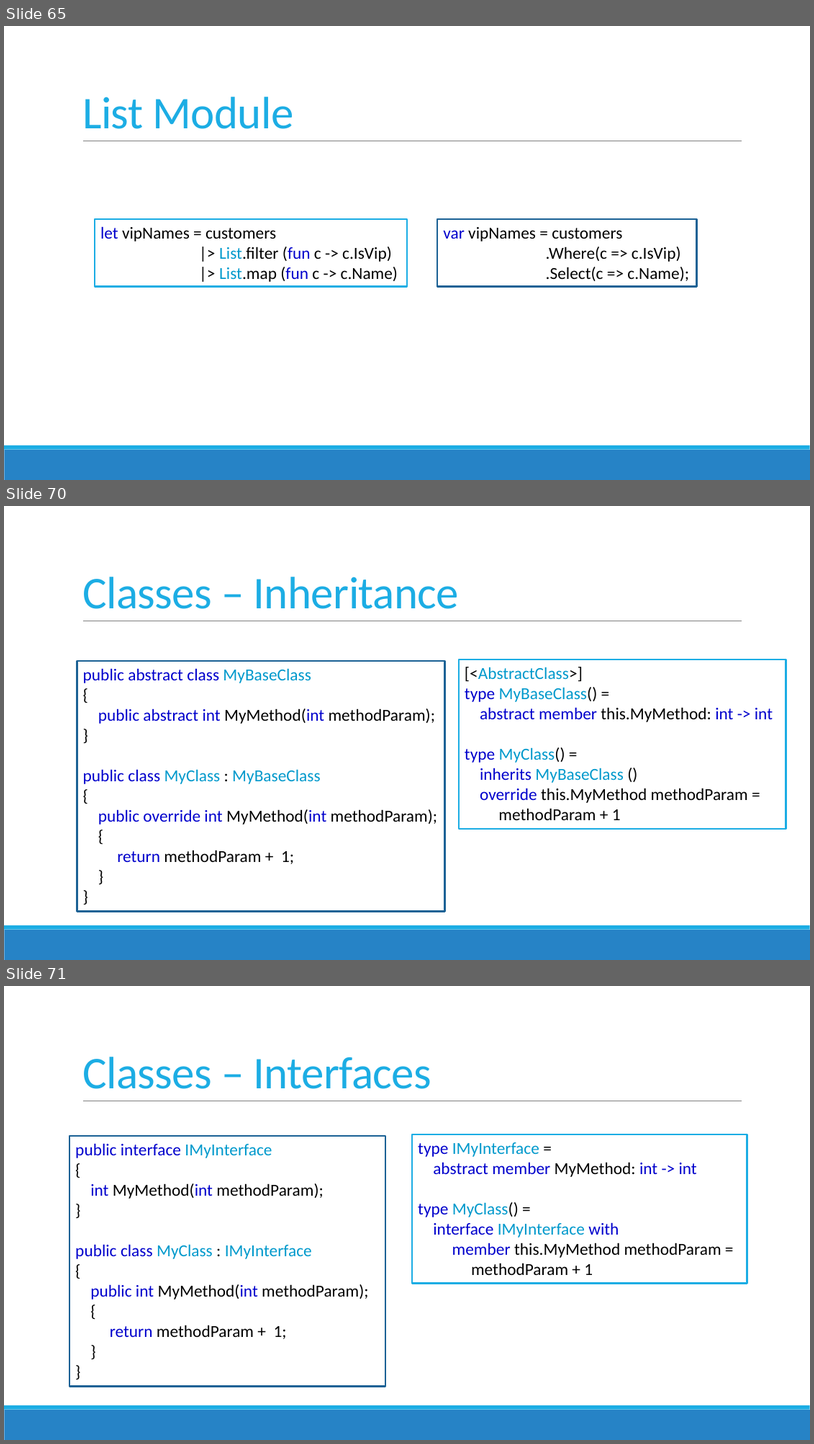
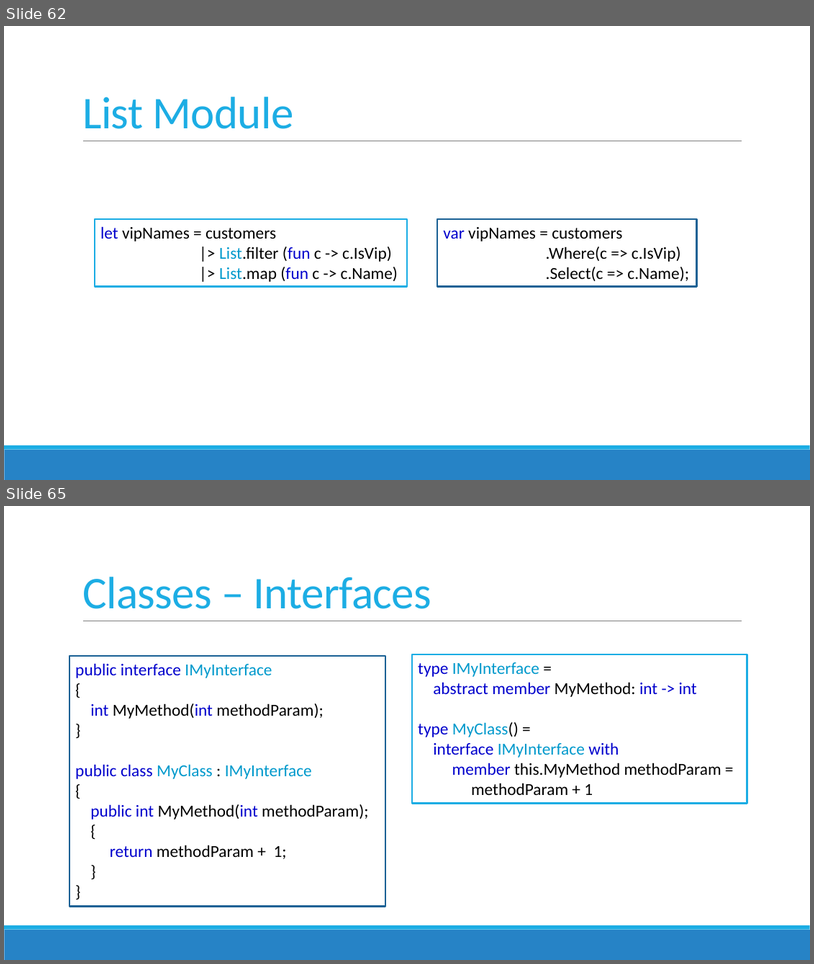
Before and after one commit to jorgef/fsharpworkshop, a slide deck: FSharpWorkshop_Slides.pptx. Shown one above the other, each under a label of ours: slides 65, 70 and 71 before the commit, slides 62 and 65 after it; the slides between them are not shown. The pictures are 814x1444 and 814x964 pixels, drawn with LibreOffice and Linux fonts; fonts in the diff are those of the drawing. Boxes give left, top, right and bottom in pixels: in the first picture for what was removed or moved away, otherwise in the second. Text is boxed around its words. In the diff, an @@ line names an element or a change of style, - is before the commit and + after.

```diff
--- a/FSharpWorkshop_Slides.pptx
+++ b/FSharpWorkshop_Slides.pptx
@@ slide 70 removed at [4,506,810,960], background #FFFFFF; not listed: 3 template elements that a slide beside it also shows @@
@@ title removed at [82,577,459,609] @@
-Classes – Inheritance
@@ rectangle removed at [77,661,445,911] @@
-public abstract class MyBaseClass
-{
-public abstract int MyMethod(int methodParam);
-}
-public class MyClass : MyBaseClass
-{
-public override int MyMethod(int methodParam);
-{
-return methodParam + 1;
-}
-}
@@ rectangle removed at [459,659,787,829] @@
-[<AbstractClass>]
-type MyBaseClass() =
-abstract member this.MyMethod: int -> int
-type MyClass() =
-inherits MyBaseClass ()
-override this.MyMethod methodParam =
-methodParam + 1
@@ what was slide 65 is now slide 62 @@
@@ what was slide 71 is now slide 65 @@
```
Also in this commit, not shown: 11 slides changed, 1 slide added, 6 other slides removed, 10 other files.
